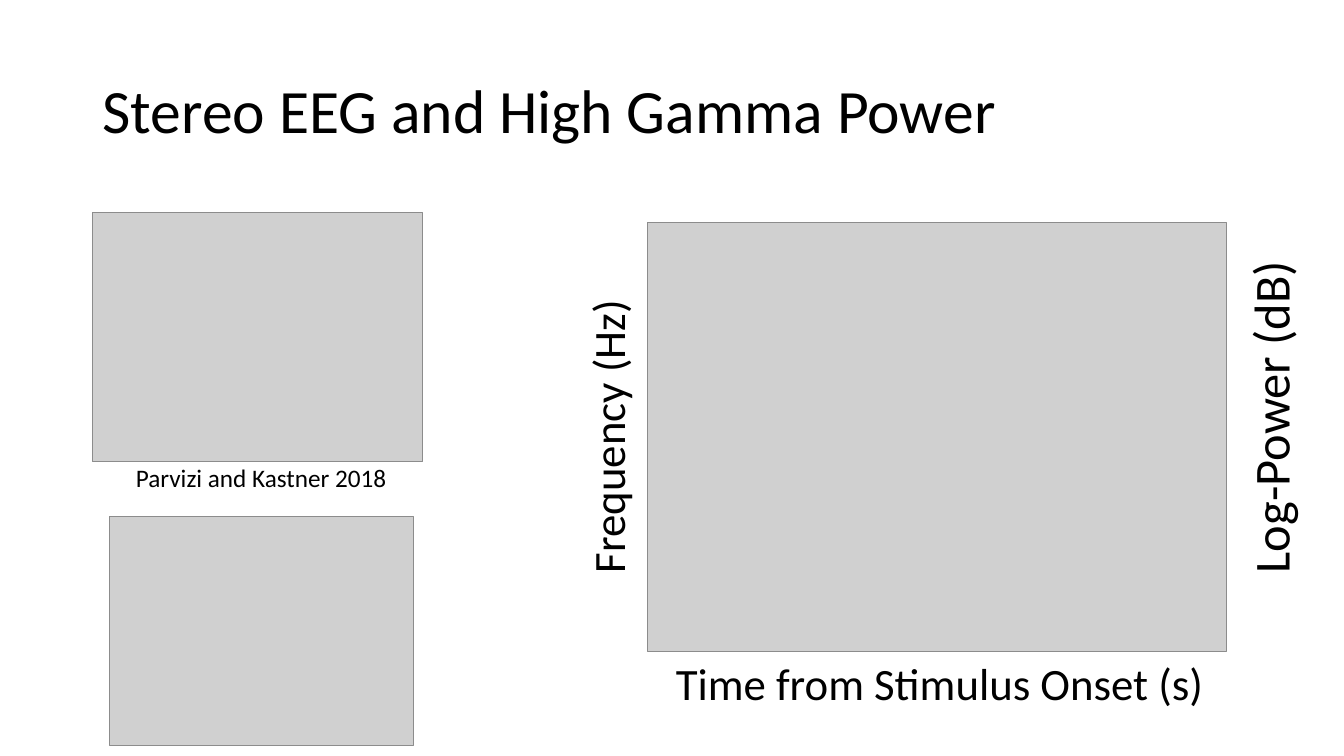
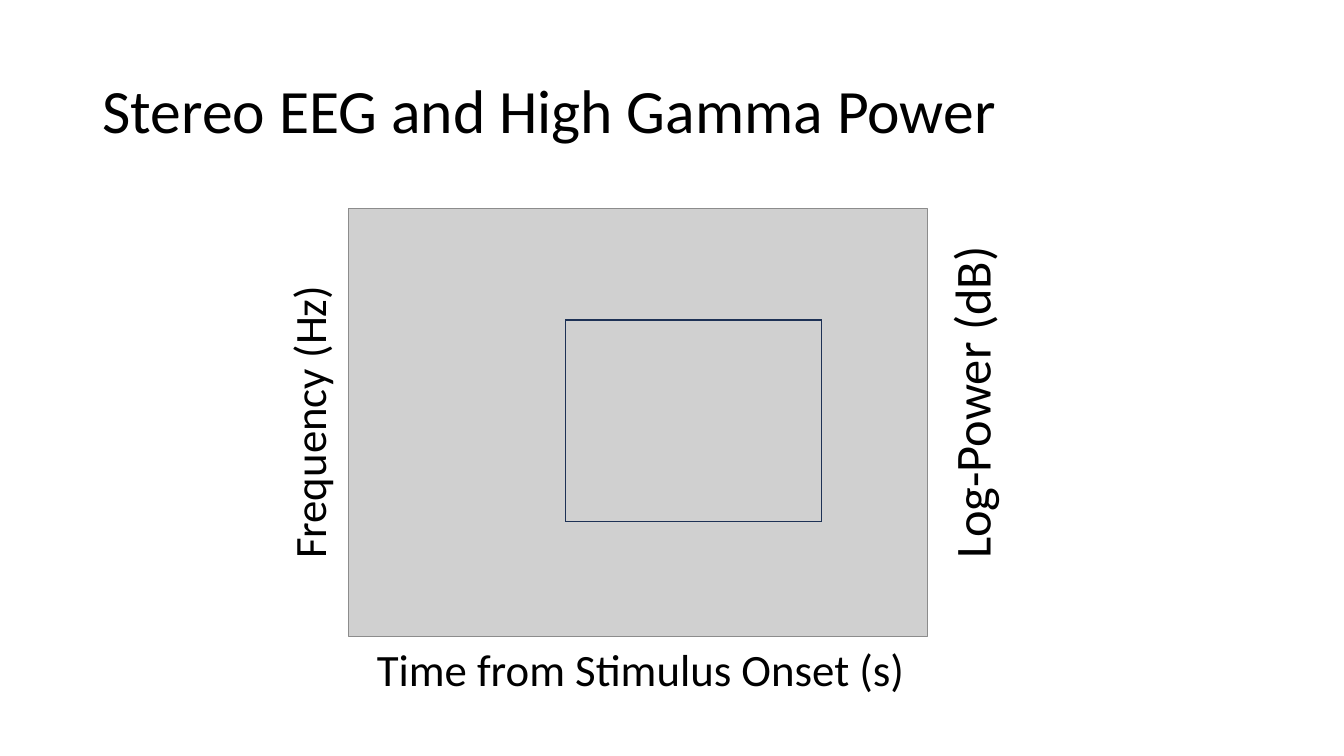
Before and after one commit to jimzhang629/third_year_talk, a slide deck: slide 42 of thirdYearTalk_JZ1.pptx (slide 29 before the commit). Drawn at 1344x756 pixels with LibreOffice and Linux fonts; fonts in the diff are those of the drawing; grey boxes stand for pictures. Boxes give left, top, right and bottom in pixels: in the first picture for what was removed or moved away, otherwise in the second. Text is boxed around its words. In the diff, an @@ line names an element or a change of style, - is before the commit and + after.

```diff
--- a/thirdYearTalk_JZ1.pptx
+++ b/thirdYearTalk_JZ1.pptx
@@ picture removed at (93,213,423,463) @@
@@ 3 texts, 1 picture: place and size @@
-3 texts, 1 picture at (582,223,1303,706)
+3 texts, 1 picture at (283,209,1004,692)
@@ rectangle added at (566,320,822,521), outline #1E3256 1 pt @@
@@ text removed at (136,469,386,488) @@
-Parvizi and Kastner 2018
@@ picture removed at (110,516,413,745) @@
```
Also in this commit, not shown: 14 other slides changed, 22 slides added, 1 slide removed.
